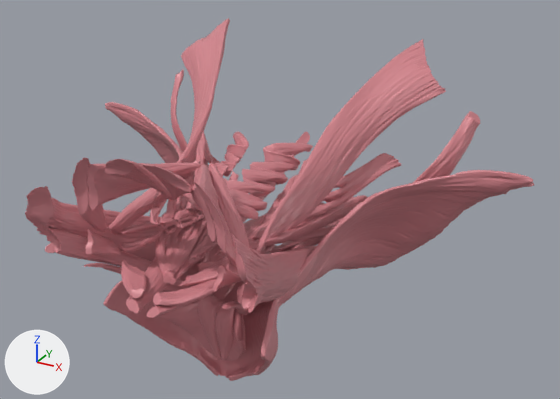
One commit to the glTF model public/anatomy/cou-muscles.glb: the scene before it, then after it.
Camera for both pictures: a 50 mm camera at (197.0, -1737.0, 84.0) aimed at (14.0, -1405.0, -82.0). Every picture has the same lights, and +X, +Y and +Z are marked at lower left. The first picture is the older version. Where no turn or scale is listed for an object, it has been applied to the vertices.

The first picture shows 'elevateur_de_la_scapula_droit', 'elevateur_de_la_scapula_gauche', 'grand_droit_posterieur_de_la_tete_droit', 'intertransversaires_cervicaux_anterieurs_ensemble', 'intertransversaires_cervicaux_posterieurs_ensemble', 'long_du_cou_partie_oblique_superieure_droit', 'omo_hyoidien_gauche', 'platysma_droit', 'platysma_gauche', 'rotateur_cervical_droit', 'rotateur_cervical_gauche', 'scalene_moyen_gauche', 'scalene_posterieur_gauche', 'sterno_cleido_mastoidien_droit', 'sterno_cleido_mastoidien_gauche' and 34 more.
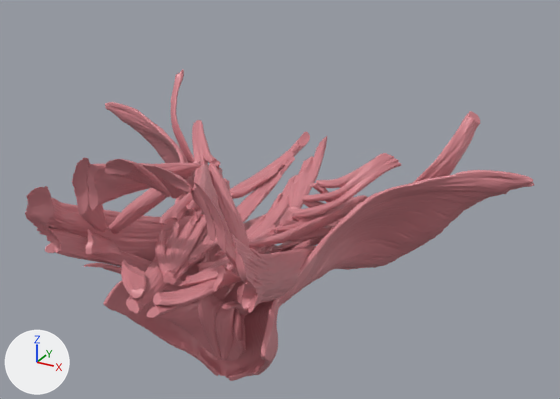
What changed in the scene script:
```text
Remove ob_elevateur_de_la_scapula_droit:
    ob_elevateur_de_la_scapula_droit = bpy.data.objects.new('elevateur_de_la_scapula_droit', me_elevateur_de_la_scapula_droit)
    ob_elevateur_de_la_scapula_droit.location = (-54.8, -1403.4, -47.2)
Remove ob_elevateur_de_la_scapula_gauche:
    ob_elevateur_de_la_scapula_gauche = bpy.data.objects.new('elevateur_de_la_scapula_gauche', me_elevateur_de_la_scapula_gauche)
    ob_elevateur_de_la_scapula_gauche.location = (53.4, -1401.7, -47.2)
Remove ob_intertransversaires_cervicaux_anterieurs_ensemble:
    ob_intertransversaires_cervicaux_anterieurs_ensemble = bpy.data.objects.new('intertransversaires_cervicaux_anterieurs_ensemble', me_intertransversaires_cervicaux_anterieurs_ensemble)
    ob_intertransversaires_cervicaux_anterieurs_ensemble.location = (-1.0, -1435.7, -84.9)
Remove ob_intertransversaires_cervicaux_posterieurs_ensemble:
    ob_intertransversaires_cervicaux_posterieurs_ensemble = bpy.data.objects.new('intertransversaires_cervicaux_posterieurs_ensemble', me_intertransversaires_cervicaux_posterieurs_ensemble)
    ob_intertransversaires_cervicaux_posterieurs_ensemble.location = (-0.9, -1434.8, -80.6)
Remove ob_rotateur_cervical_droit:
    ob_rotateur_cervical_droit = bpy.data.objects.new('rotateur_cervical_droit', me_rotateur_cervical_droit)
    ob_rotateur_cervical_droit.location = (-14.3, -1429.5, -63.7)
Remove ob_rotateur_cervical_gauche:
    ob_rotateur_cervical_gauche = bpy.data.objects.new('rotateur_cervical_gauche', me_rotateur_cervical_gauche)
    ob_rotateur_cervical_gauche.location = (13.1, -1429.5, -63.7)
```

Location of each change, [x1, y1, x2, y2] in pixels of the pictures (560 x 399 px):
'elevateur_de_la_scapula_gauche', deleted (pink)
    before: [249, 39, 446, 253]
'elevateur_de_la_scapula_droit', deleted
    before: [111, 18, 230, 235]
'rotateur_cervical_gauche', deleted (pink)
    before: [183, 143, 313, 220]
'rotateur_cervical_droit', deleted
    before: [154, 131, 249, 208]
'intertransversaires_cervicaux_anterieurs_ensemble', deleted
    before: [119, 171, 269, 274]
'intertransversaires_cervicaux_posterieurs_ensemble', deleted
    before: [119, 201, 266, 242]
'long_du_cou_partie_oblique_inferieure_droit', unchanged, uncovered by the edit
    before: [241, 132, 310, 193]
    after: [229, 132, 310, 199]
'long_du_cou_partie_oblique_inferieure_gauche', unchanged, uncovered by the edit
    before: [291, 159, 308, 187]
    after: [288, 136, 327, 214]
